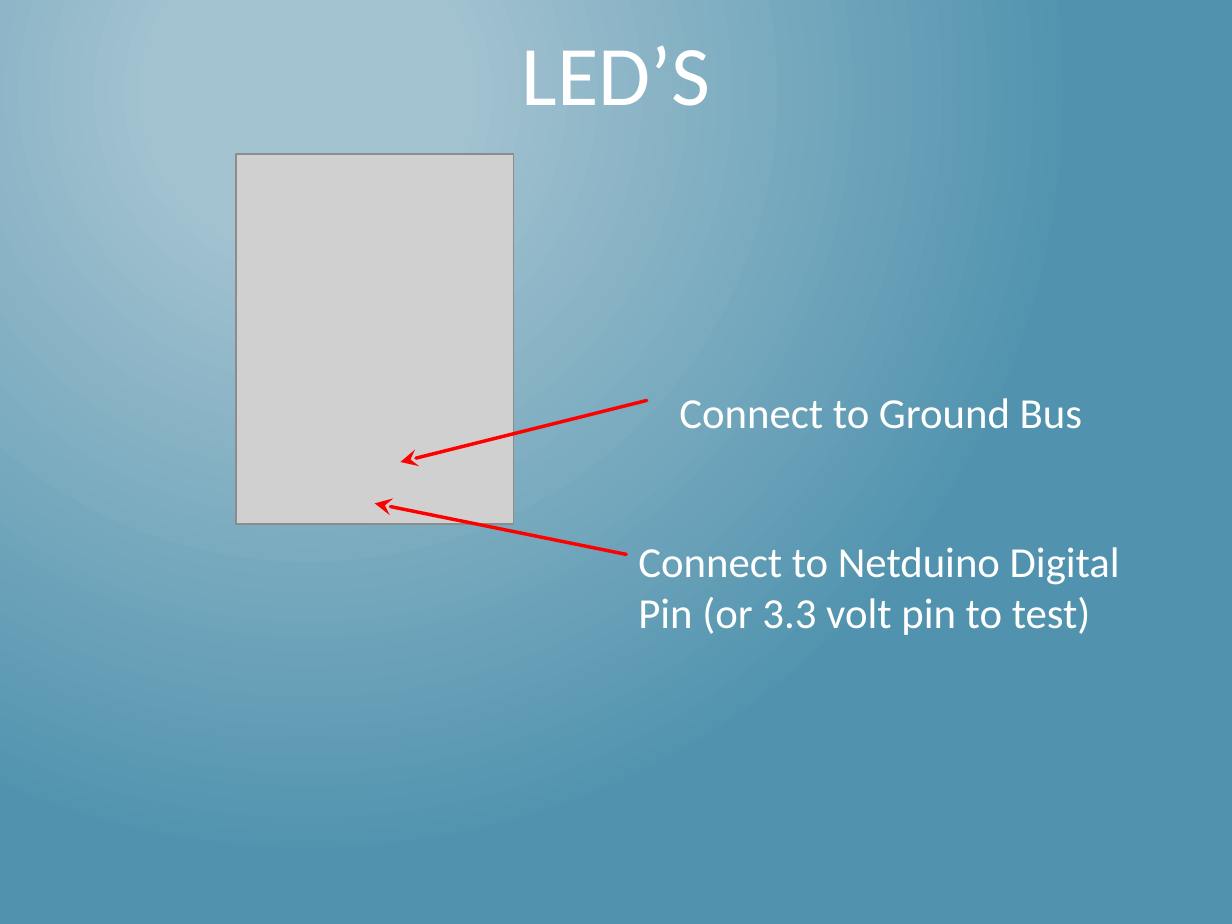
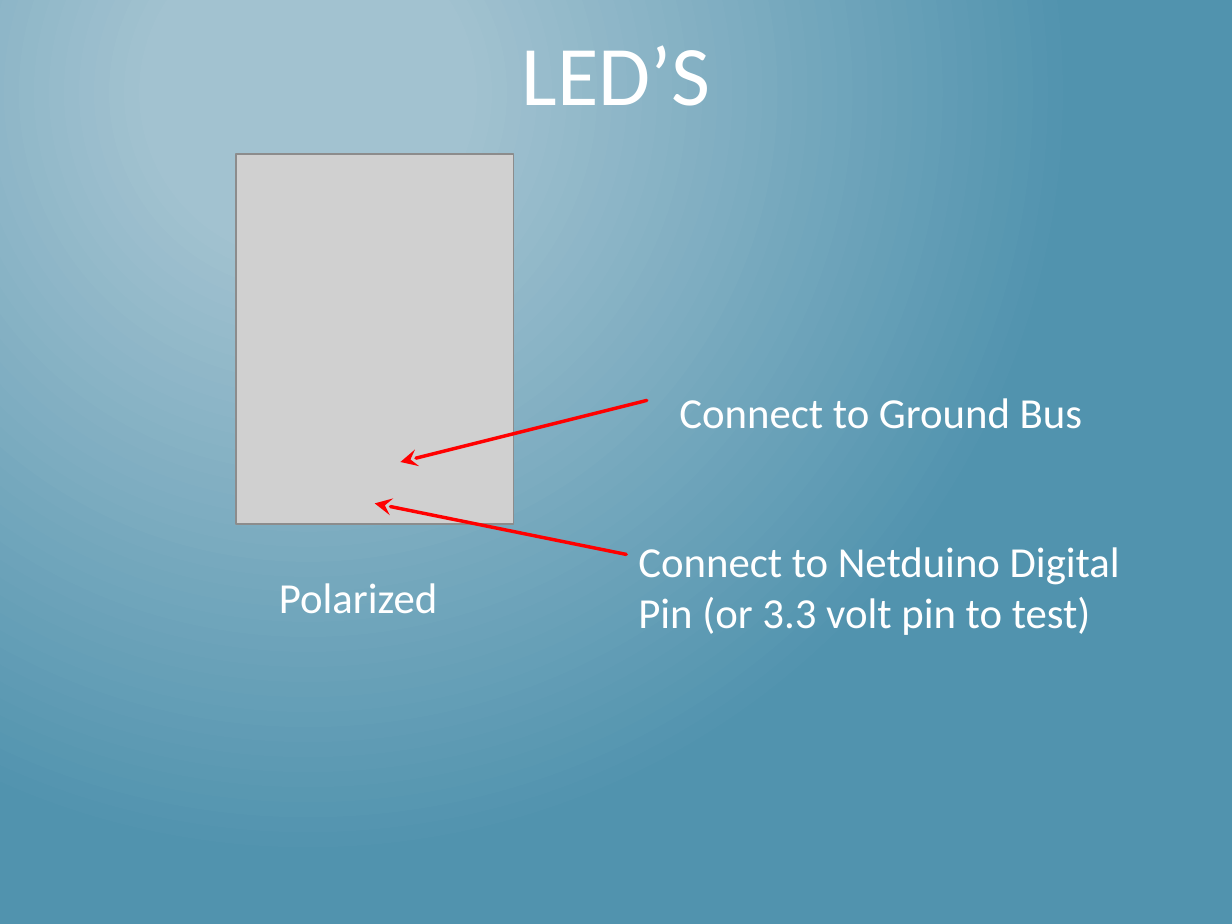
Before and after one commit to mlinnen/CloudHomeSecurity, a slide deck: slide 6 of docs/InternetOfThings_Part2.pptx. Drawn at 1232x924 pixels with LibreOffice and Linux fonts; fonts in the diff are those of the drawing; grey boxes stand for pictures. Boxes give left, top, right and bottom in pixels: in the first picture for what was removed or moved away, otherwise in the second. Text is boxed around its words. In the diff, an @@ line names an element or a change of style, - is before the commit and + after.

```diff
--- a/docs/InternetOfThings_Part2.pptx
+++ b/docs/InternetOfThings_Part2.pptx
@@ text added at [279, 583, 437, 613], 25 pt, text #FFFFFF @@
+Polarized
```
Also in this commit, not shown: 3 other slides changed.
